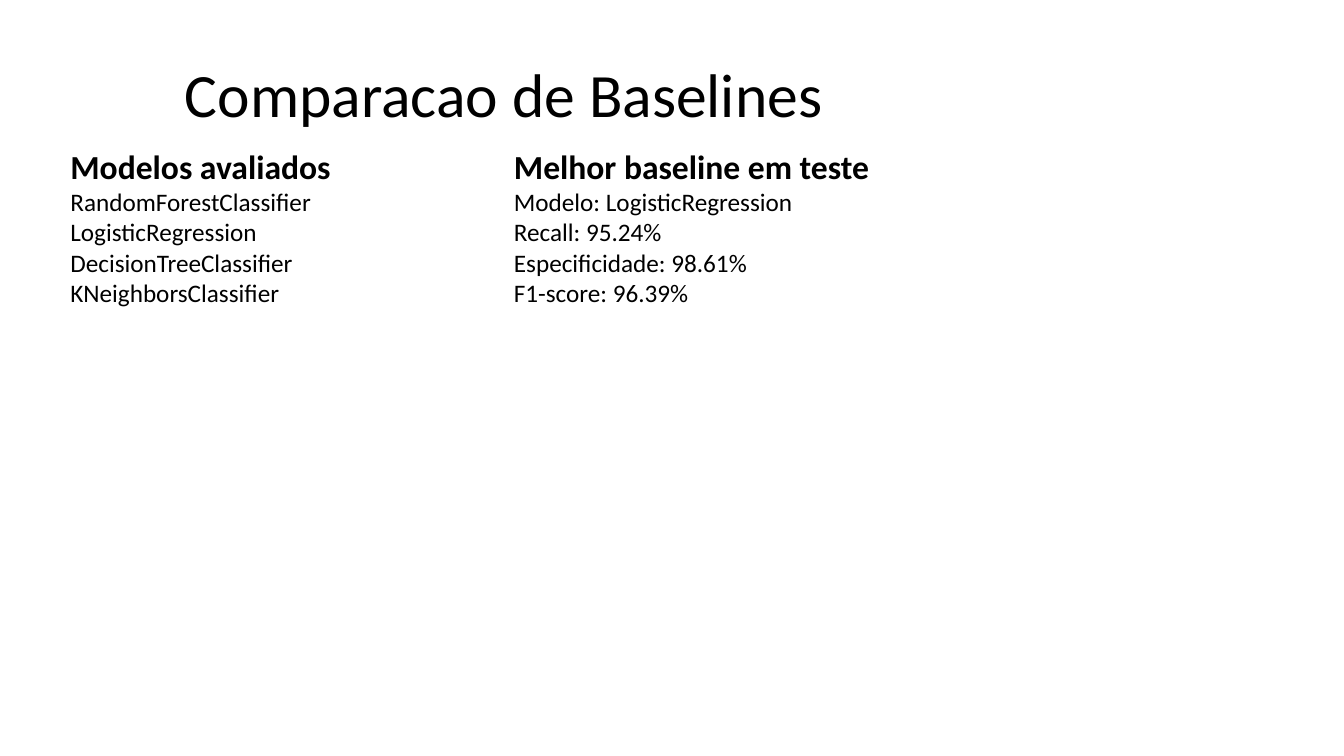
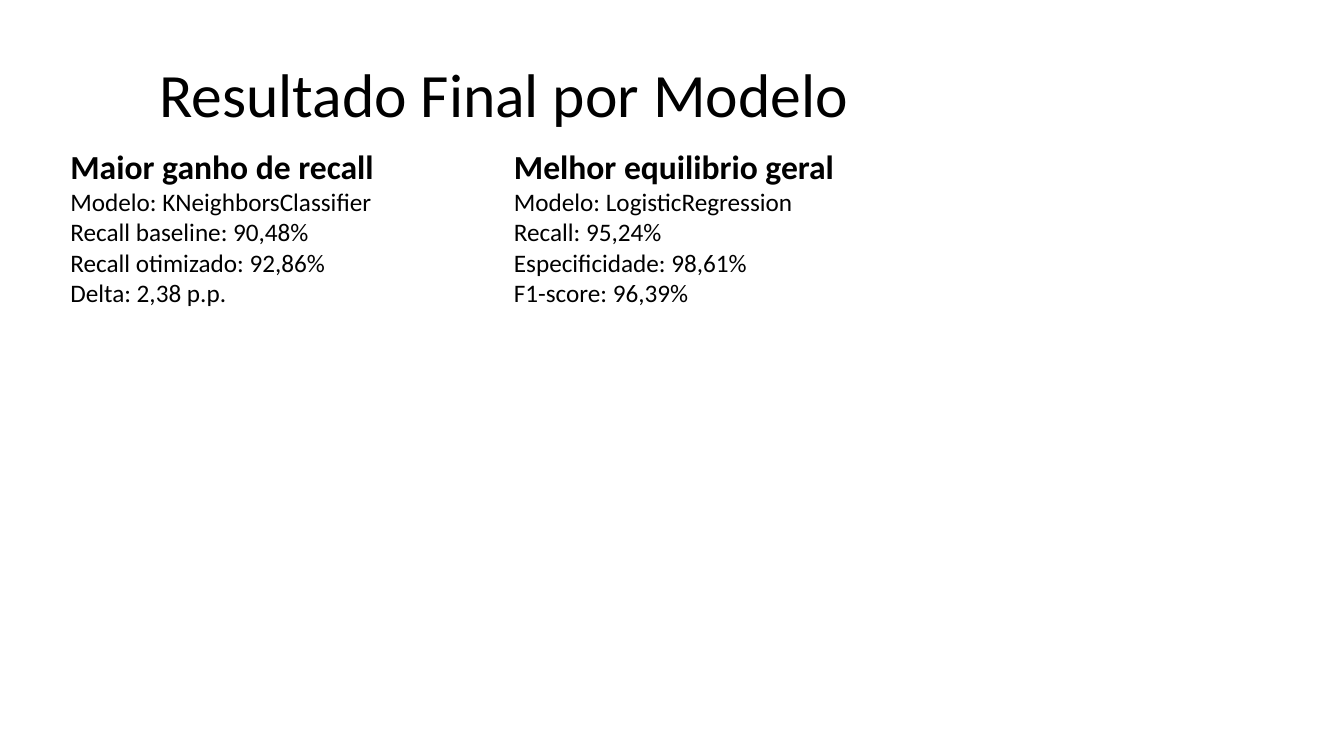
Before and after one commit to DanielNeto1092/tech-challenge-fase2, a slide deck: slide 7 of docs/Apresentacao_Algoritmo_Genetico_Cancer_de_Mama.pptx. Drawn at 1344x756 pixels with LibreOffice and Linux fonts; fonts in the diff are those of the drawing. Boxes give left, top, right and bottom in pixels: in the first picture for what was removed or moved away, otherwise in the second. Text is boxed around its words. In the diff, an @@ line names an element or a change of style, - is before the commit and + after.

Commit message:
Melhoria dos hiperparametros

```diff
--- a/docs/Apresentacao_Algoritmo_Genetico_Cancer_de_Mama.pptx
+++ b/docs/Apresentacao_Algoritmo_Genetico_Cancer_de_Mama.pptx
@@ title at box(159, 74, 848, 127): text changed @@
-Comparacao de Baselines
+Resultado Final por Modelo
@@ text at box(70, 155, 373, 306): text changed @@
-Modelos avaliados
-RandomForestClassifier
-LogisticRegression
-DecisionTreeClassifier
-KNeighborsClassifier
+Maior ganho de recall
+Modelo: KNeighborsClassifier
+Recall baseline: 90,48%
+Recall otimizado: 92,86%
+Delta: 2,38 p.p.
@@ text at box(514, 155, 833, 185): text changed @@
-Melhor baseline em teste
+Melhor equilibrio geral
@@ text at box(514, 223, 746, 305): text changed @@
-Recall: 95.24%
-Especificidade: 98.61%
-F1-score: 96.39%
+Recall: 95,24%
+Especificidade: 98,61%
+F1-score: 96,39%
```
Also in this commit, not shown: 5 other slides changed, 10 slides added, 15 slides removed, 28 other files.
